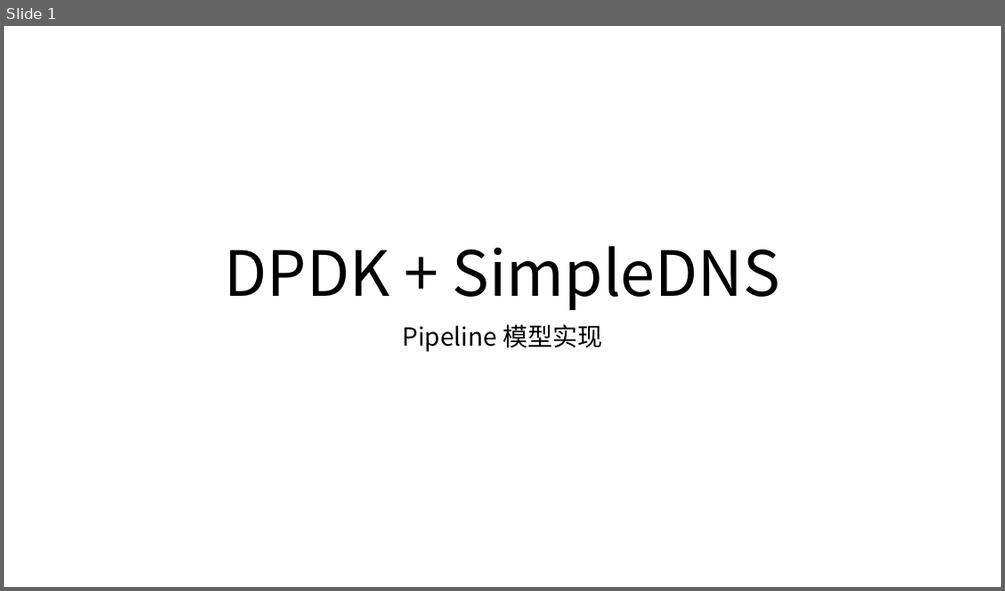
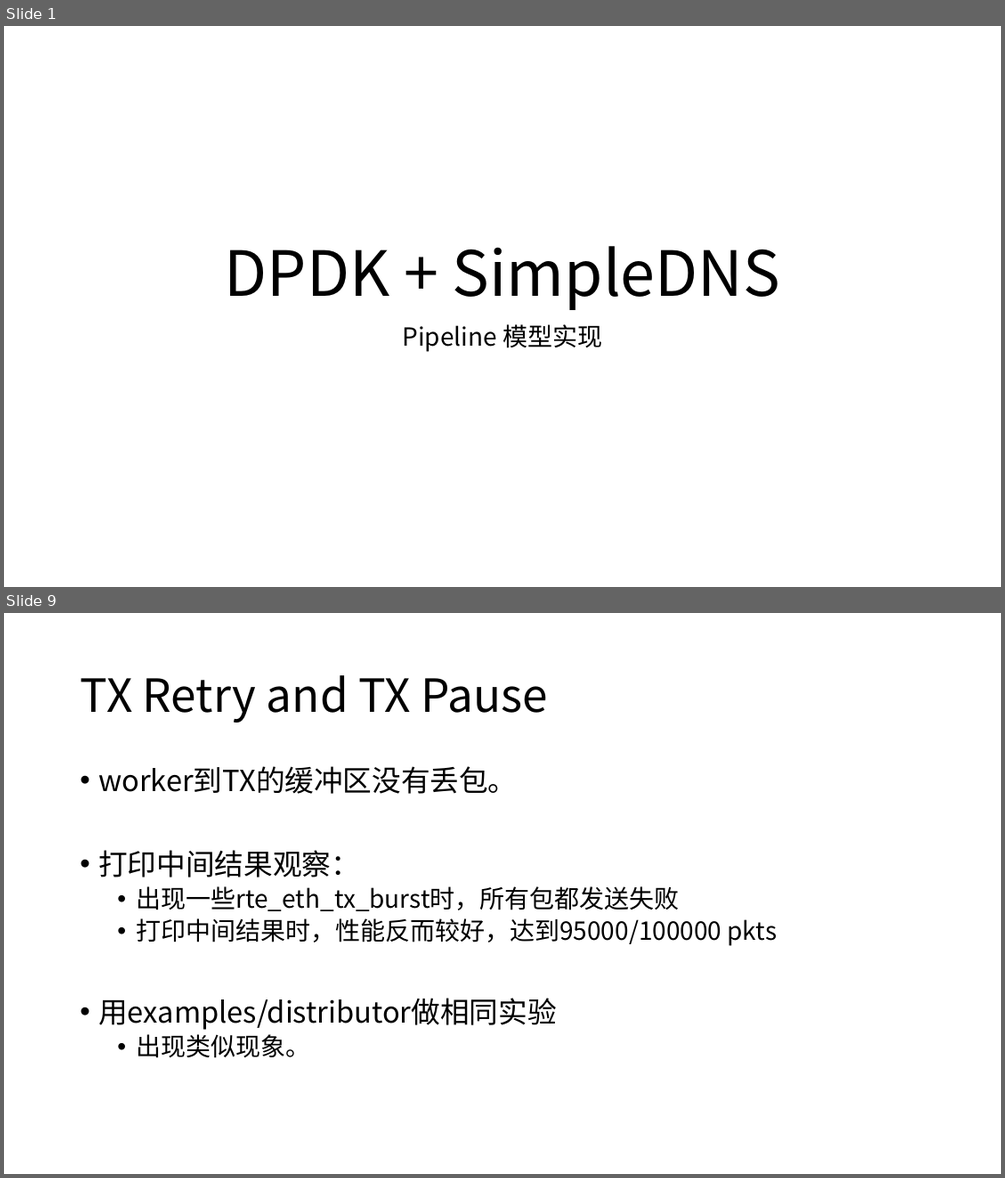
Before and after one commit to yuanyiwei/netalgo, a slide deck: report/lab4/第四阶段_邓龙.pptx. Shown one above the other, each under a label of ours: slide 1 before the commit, slides 1 and 9 after it; the slides between them are not shown. The pictures are 1005x591 and 1005x1178 pixels, drawn with LibreOffice and Linux fonts; fonts in the diff are those of the drawing. Boxes give left, top, right and bottom in pixels: in the first picture for what was removed or moved away, otherwise in the second. Text is boxed around its words. In the diff, an @@ line names an element or a change of style, - is before the commit and + after.

```diff
--- a/report/lab4/第四阶段_邓龙.pptx
+++ b/report/lab4/第四阶段_邓龙.pptx
@@ slide 9 added at <box>4,613,1001,1174</box>, background #FFFFFF @@
@@ title added at <box>80,675,549,722</box>, 44 pt, text #000000 @@
+TX Retry and TX Pause
@@ text added at <box>98,766,777,1058</box>, 24 pt, text #000000 @@
+• worker到TX的缓冲区没有丢包。
+• 打印中间结果观察：
+  • 出现一些rte_eth_tx_burst时，所有包都发送失败
+  • 打印中间结果时，性能反而较好，达到95000/100000 pkts
+• 用examples/distributor做相同实验
+  • 出现类似现象。
```
Also in this commit, not shown: 10 other slides added, 1 slide removed, 2 other files.
